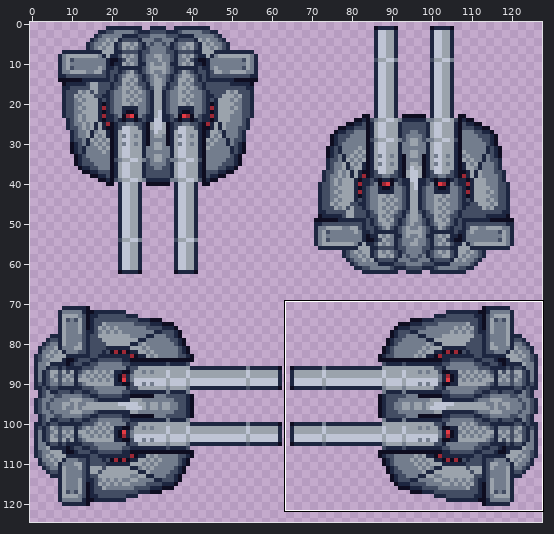
Two states of a sprite sheet, Resources/Textures/_Mono/Objects/ShuttleWeapons/cyrexa.rsi/space_artillery.png. The picture above shows the old version from afar; the outline marks the close-up.
Close-up. First the earlier version:
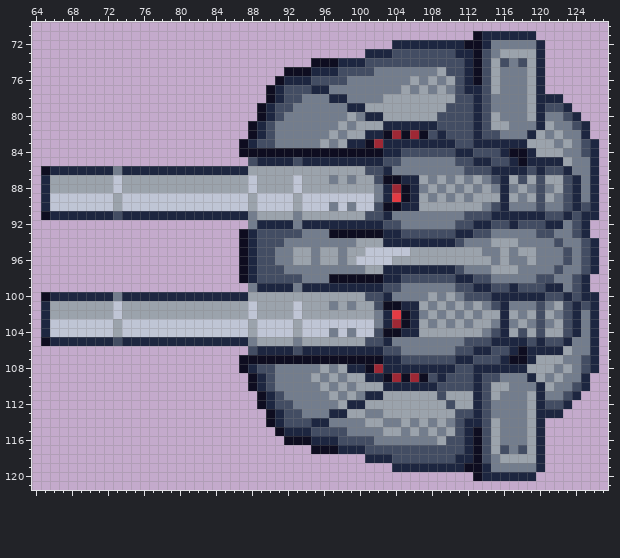
The file is 128x128 pixels. Shown: x 64..127, y 70..121. The wide view leaves out empty margins. The commit also changed other parts of the picture, which this record leaves out.
The result:
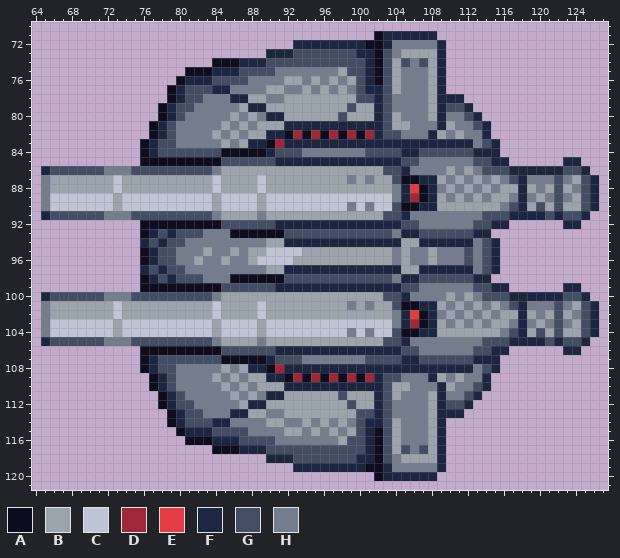
Palette (. is transparent): A #0e0d20  B #9ba3ac  C #bfc5d5  D #9e2835  E #e43b44  F #1d2640  G #434d63  H #737d8d
Changes in this commit:
Changed rows in their new state; - is an unchanged pixel.
first column x 65:
 71 -------------------------------------AFFFFFF----.......-------
 72 ----------------------------FFFFFFFFAAFHHHHH-...........------
 73 -------------------------FFFGGGGGGGF-AGHBBBBF...........------
 74 -------------------AAAFFFGGGGGGGGGGGFA-B-H-BF...........------
 75 ----------------AAAFFFGGGGHHHHHHHB--FAGB---BF...........------
 76 ---------------AFFFGGGGHHHHBBHBHBHBGFAGB-H--F...........------
 77 --------------AFGGGFFHHHHBBHHBHB-B-GFFGBH-HBF...........------
 78 --------------AFGGHHHFFBBHHBBBBBBBBGGFGHHHH-FFF...........----
 79 -------------AFGGHHHHHBFFBBBBBBBBBGB-FGHHHH-F--F...........---
 80 -------------AFGHHHHHBHBH-FBBBBBBG-BB-G-HHH-FHH--...........--
 81 ------------AFGHHHHHBHBHBBBFFFFFFFFFFFGBBHHHFBHHGF...........-
 82 ------------AFGHHHHBHBHBBFFADADADADAD-GGHHHFBHBHHF...........-
 83 -----------AFGGHHHHHBHB-FADFFFFFFF--FF--------FFHG-...........
 84 -----------AFGGGGGGGAA---FGGGHHHHHHHGGGGFF----GGFFF...........
 85 -----------AAAAAAAAAGGG-GG--F---------FFGG----HHGGFF......FF..
 86 FGGGGGGH-HGGGGGGGGGHBBB-------------BBGGF----B-BH-GG--F-FFGGF.
 87 H------------------C---BC---B---B---HBBGAAFF------BHGFHHHGHBG-
 88 H------------------C---BC---B--------BBHFEAF-------BBFBHBGBHG-
 89 H------------------B---CB---C--------CCHFDAF-----H-BHFHBHGHBG-
 90 H------------------B---CB---C---C---HCCGAAFF-----BBHGFB-BGBB--
 91 FGGGGGGHHHGGGGGGGGGHBBBBH---B-------BBGGF------HH-GG-----FG--.
 92 -----------AAAAAAAAAGGGGGG--F---------FFGG----HHGGFF......FF.-
 93 -----------AFGFGGGHHHA-AAAA--GGGGGGGGGGHFF----GGFF...........-
 94 -----------FGFGGHHHHHHHHHBBFFFFFFFFFFF--BB----FF-GF...........
 95 -----------AFGGHHHBHHBHBBCCCC-B--B--BBBHBHH-HHHGHGF...........
 96 -----------AFGGHHBHHBHHBCCCC--B--B-BBBBH-HH-HHHGHGF...........
 97 -----------FGFGGHHHHHHHHHBBFFFFFFFFFFF--BB----FF-GF...........
 98 -----------AFGFGGGHHHA-AAAA--GGGGGGGGGGHFF----GGFF...........-
 99 -----------AAAAAAAAAGGGGGG--F---------FFGG----HHGGFF......FF.-
100 FGGGGGGH-HGGGGGGGGGHBBB-------------BBGGF--H---BH-GG----FFG--.
101 H------------------C---BC---B---B---HBBGAAFF------BHGF-H-GHB--
102 H------------------C---BC---B--------BBHFEAF------HB-F-H-GBHG-
103 H------------------B---CB---C--------CCHFDAF-----HBB-F-B-GHBG-
104 H------------------B---CB---C---C---HCCGAAFF-----BBHGF---GBBG-
105 FGGGGGGHHHGGGGGGGGGHBBBBH---B-------BBGGF------HH-GG--F--FGGF.
106 -----------AAAAAAAAAGGG-GG--F---------FFGG----HHGGFF......FF..
107 -----------AFGGGGGGGAA---FGGGHHHHHHHGGGGFF----GGFFF...........
108 -----------AFGGHHHHHBHB-FADFFFFFFF--FF--------FFHG-...........
109 ------------AFGHHHHBHBHBBFFADADADADAD-GGHHHFBHBHHF...........-
110 ------------AFGHHHHHBHBHBBBFFFFFFFFFFFGBBHHHFBHHGF...........-
111 -------------AFGHHHHHBHBH-FBBBBB-G-BB-G-HHH-FHHG-...........--
112 -------------AFGGHHHHHBFFBBBBBBBB-GB-FGHHHH-F-GF...........---
113 --------------AFGGHHHFFBBHHBBBBBBB-GGFGHHHH-FFF...........----
114 --------------AFGGGFFHHHHBBHHBHB-B-GFFGBH-HBF...........------
115 ---------------AFFFGGGGHHHHBBHBHBHBGFAG--H--F...........------
116 ----------------AAAFFFGGGGHHHHHHHB--FAGB---BF...........------
117 -------------------AAAFFFGGGGGGGGGGGFA-B-H-BF...........------
118 -------------------------FFFGGGGGGGF-AGHBBBBF...........------
119 ----------------------------FFFFFFFFAAFHHHHH-...........------
120 -------------------------------------AFFFFFF----.......-------
Changed places in both close-ups, as pixel boxes (x1, y1, x2, y2):
changed: (41, 31, 599, 481)
